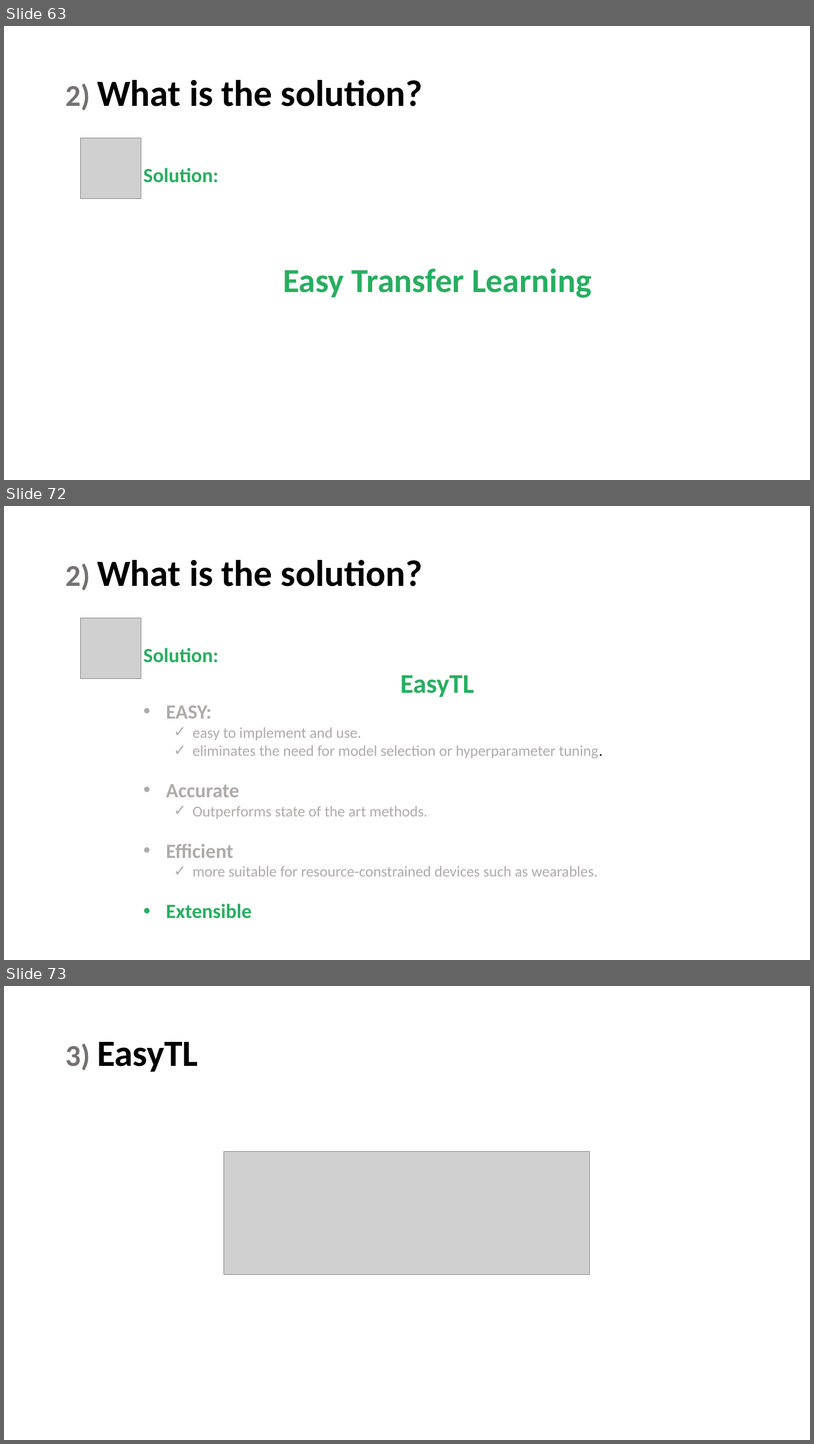
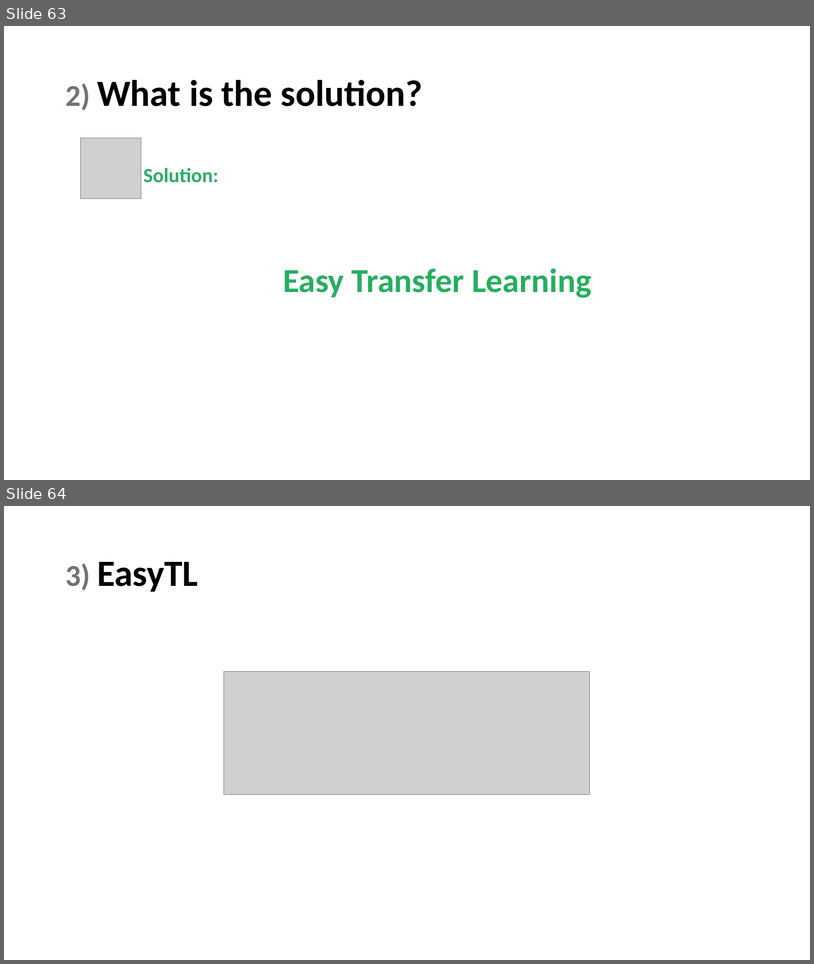
Before and after one commit to maryamhashemi/Transfer-Learning, a slide deck: phase3/Presentation/present.pptx. Shown one above the other, each under a label of ours: slides 63, 72 and 73 before the commit, slides 63 and 64 after it; the slides between them are not shown. The pictures are 814x1444 and 814x964 pixels, drawn with LibreOffice and Linux fonts; fonts in the diff are those of the drawing; grey boxes stand for pictures. Boxes give left, top, right and bottom in pixels: in the first picture for what was removed or moved away, otherwise in the second. Text is boxed around its words. In the diff, an @@ line names an element or a change of style, - is before the commit and + after.

```diff
--- a/phase3/Presentation/present.pptx
+++ b/phase3/Presentation/present.pptx
@@ slide 72 removed at box(4, 506, 810, 960), background #FFFFFF @@
@@ title removed at box(65, 559, 423, 591) @@
-2) What is the solution?
@@ picture removed at box(81, 618, 141, 678) @@
@@ text removed at box(143, 648, 603, 918) @@
-Solution:
-EasyTL
-• EASY:
-  ✓ easy to implement and use.
-  ✓ eliminates the need for model selection or hyperparameter tuning.
-• Accurate
-  ✓ Outperforms state of the art methods.
-• Efficient
-  ✓ more suitable for resource-constrained devices such as wearables.
-• Extensible
@@ what was slide 73 is now slide 64 @@
```
Also in this commit, not shown: 23 slides changed, 8 slides added, 8 other slides removed, 16 other files.
